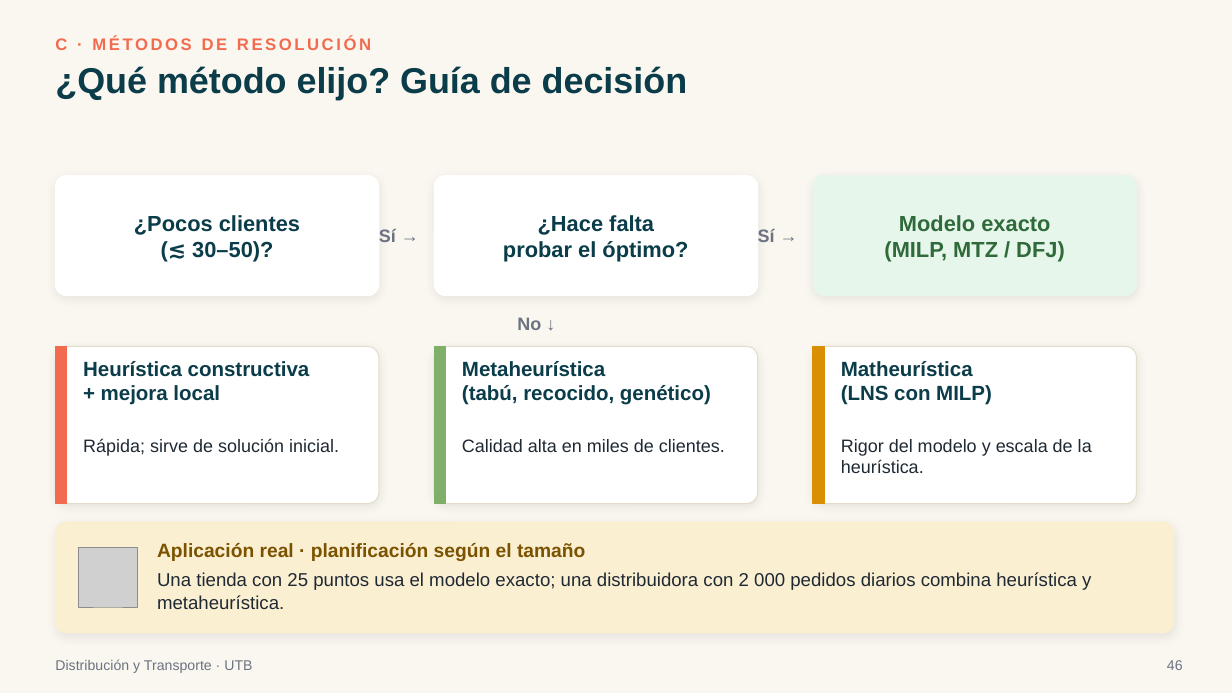
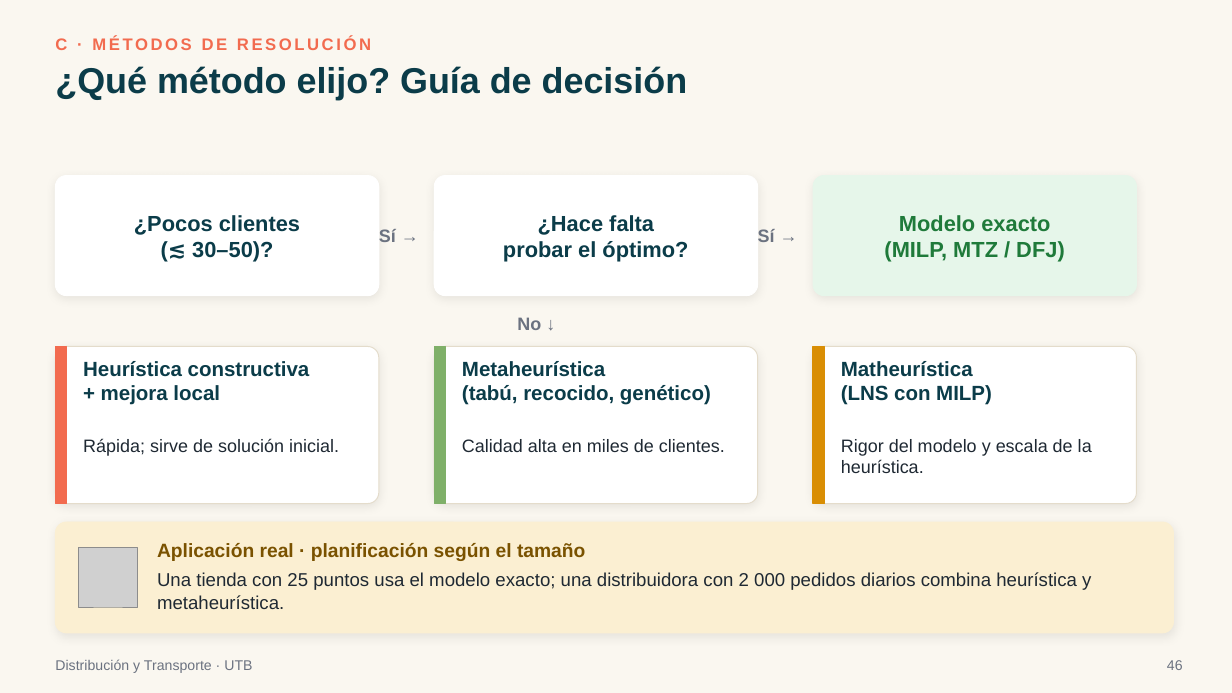
Before and after one commit to sebastianslg/grafosapp, a slide deck: slide 46 of Exposicion_Ruteo_de_Vehiculos.pptx. Drawn at 1232x693 pixels with LibreOffice and Linux fonts; fonts in the diff are those of the drawing; grey boxes stand for pictures. Boxes give left, top, right and bottom in pixels: in the first picture for what was removed or moved away, otherwise in the second. Text is boxed around its words. In the diff, an @@ line names an element or a change of style, - is before the commit and + after.

```diff
--- a/Exposicion_Ruteo_de_Vehiculos.pptx
+++ b/Exposicion_Ruteo_de_Vehiculos.pptx
@@ text "Modelo exacto" at [884,215,1065,262]: text colour #2F6B3A to #1F7A3A @@
```
Also in this commit, not shown: 7 other slides changed, 3 other files.
